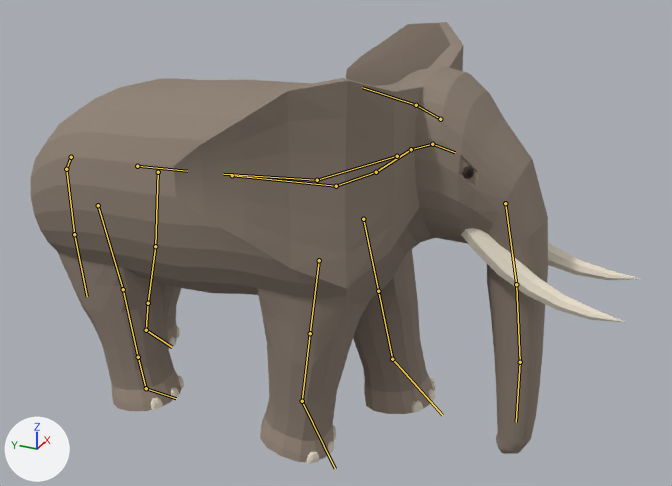
An edit to the glTF model creatures/experiments/boxmodel/abc/t7x/zoo/elephant/stage4/elephant.glb, drawn before and after from the same camera.
Before and after are seen from a 50 mm camera at (-5.64, -2.79, 4.33) aimed at (0.08, -0.21, 1.47). Every picture has the same lights, and +X, +Y and +Z are marked at lower left. The older version comes first. Both versions are drawn at frame 1 of the action 'move'; the numbers are the values there. The bones that change, and the others that lie on the model, are drawn over the model as lines.

In view in the first picture: 'body', 'piece_nails', 'piece_tusk_L', 'piece_tusk_R' and 1 more.
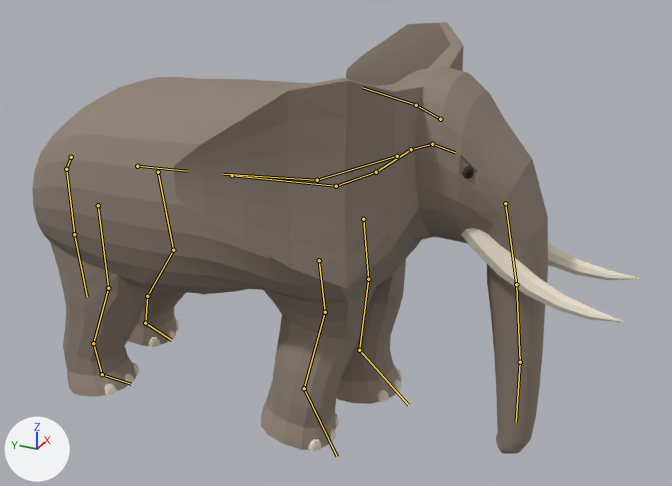
What the commit changed:
Bone 'upperarm.L' (bone_upperarm_l) turns from (10, 0, 0) to (-4, -1, 14) degrees about its own x, y and z.
Bone 'forearm.L' (bone_forearm_l) turns from (0, 0, 0) to (-1, 0, -27) degrees about its own x, y and z.
Bone 'hand.L' (bone_hand_l) turns from (0, 0, 0) to (15, 8, 10) degrees about its own x, y and z.
Bone 'upperarm.R' (bone_upperarm_r) turns from (-10, 0, 0) to (-9, 4, 24) degrees about its own x, y and z.
Bone 'forearm.R' (bone_forearm_r) turns from (0, 0, 0) to (0, 0, -45) degrees about its own x, y and z.
Bone 'hand.R' (bone_hand_r) turns from (0, 0, 0) to (2, 12, 18) degrees about its own x, y and z.
Bone 'thigh.L' (bone_thigh_l) turns from (-10, 0, 0) to (5, 0, 0) degrees about its own x, y and z.
Bone 'shin.L' (bone_shin_l) turns from (0, 0, 0) to (-34, 0, 0) degrees about its own x, y and z.
Bone 'foot.L' (bone_foot_l) turns from (0, 0, 0) to (19, 0, 0) degrees about its own x, y and z.
Bone 'thigh.R' (bone_thigh_r) turns from (10, 0, 0) to (-2, 0, 0) degrees about its own x, y and z.
Bone 'shin.R' (bone_shin_r) turns from (0, 0, 0) to (-17, 0, 0) degrees about its own x, y and z.
Bone 'foot.R' (bone_foot_r) turns from (0, 0, 0) to (28, 0, 0) degrees about its own x, y and z.

What differs and where, as boxes [x1, y1, x2, y2] in the pictures (672 x 486 px):
'body', posed
    before: [31, 22, 548, 462]
    after: [32, 22, 548, 454]
'piece_nails', posed
    before: [151, 326, 436, 464]
    after: [104, 319, 403, 451]
bone 'upperarm.L', root to tip
    before: (363, 219) to (378, 291)
    after: (363, 219) to (368, 279)
bone 'forearm.L', root to tip
    before: (378, 291) to (392, 359)
    after: (368, 279) to (359, 350)
bone 'hand.L', root to tip
    before: (392, 359) to (442, 415)
    after: (359, 350) to (408, 405)
bone 'upperarm.R', root to tip
    before: (319, 260) to (310, 333)
    after: (319, 260) to (325, 312)
bone 'forearm.R', root to tip
    before: (310, 333) to (302, 401)
    after: (325, 312) to (304, 388)
bone 'hand.R', root to tip
    before: (302, 401) to (335, 468)
    after: (304, 388) to (337, 456)
bone 'thigh.L', root to tip
    before: (158, 172) to (155, 246)
    after: (158, 172) to (173, 250)
bone 'shin.L', root to tip
    before: (155, 246) to (148, 303)
    after: (173, 250) to (147, 296)
bone 'foot.L', root to tip
    before: (148, 303) to (146, 330)
    after: (147, 296) to (145, 323)
bone 'thigh.R', root to tip
    before: (98, 205) to (123, 289)
    after: (98, 205) to (108, 288)
bone 'shin.R', root to tip
    before: (123, 289) to (138, 357)
    after: (108, 288) to (93, 343)
bone 'foot.R', root to tip
    before: (138, 357) to (146, 388)
    after: (93, 343) to (102, 374)
